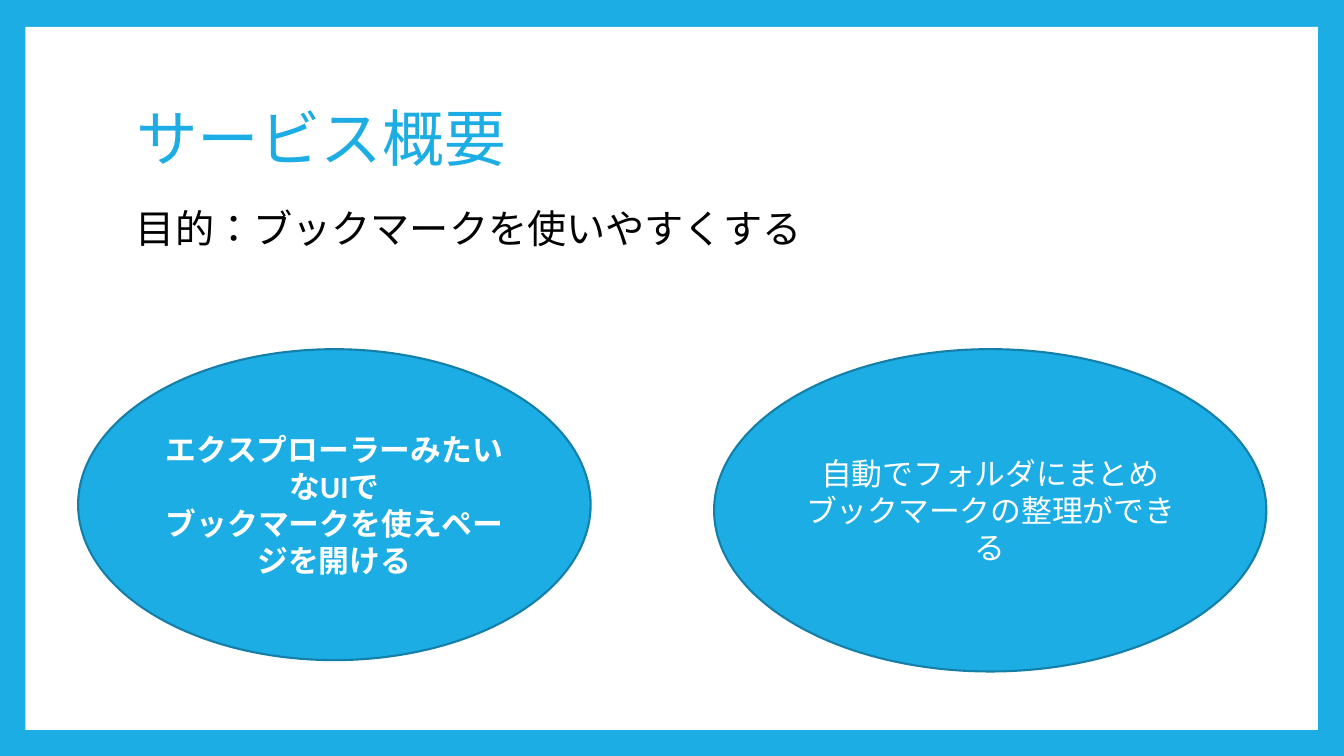
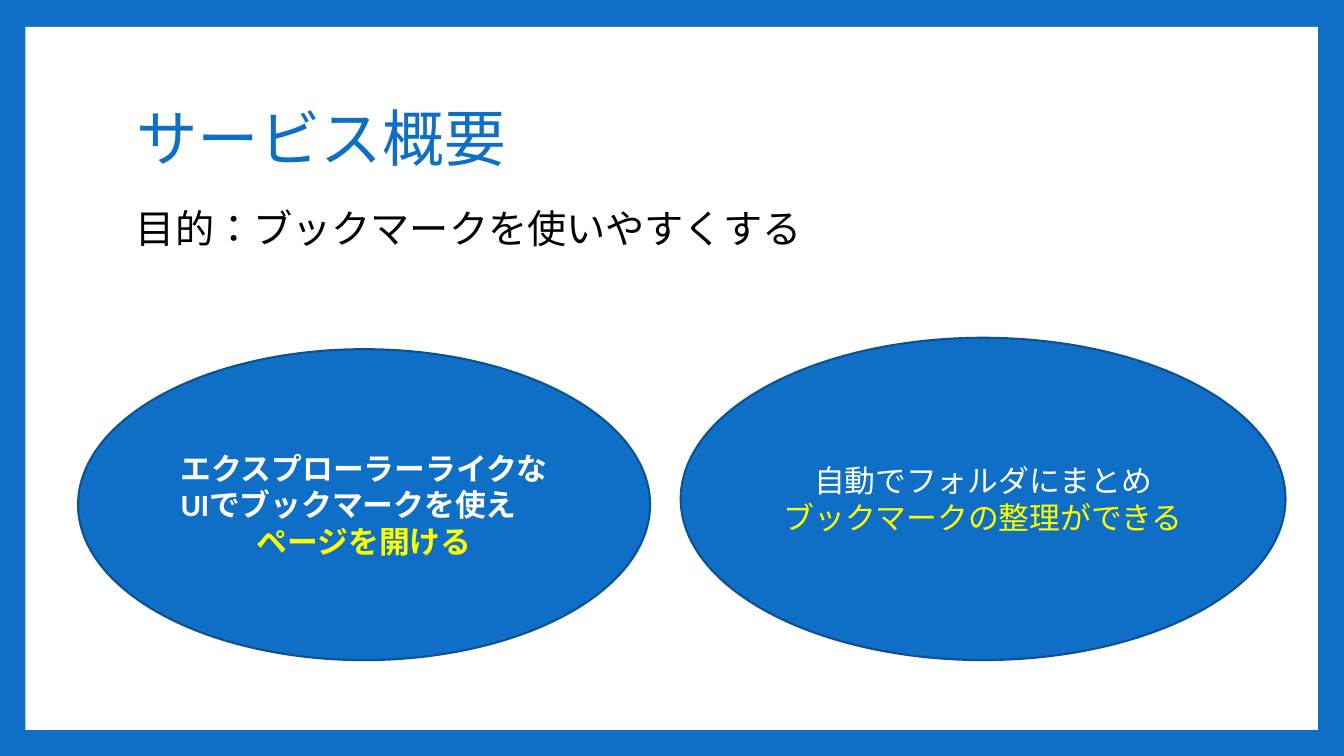
Before and after one commit to Sorarinu/ProjectP2016_F, a slide deck: slide 3 of production-idea/第2回中間発表改定２.pptx. Drawn at 1344x756 pixels with LibreOffice and Linux fonts; fonts in the diff are those of the drawing. Boxes give left, top, right and bottom in pixels: in the first picture for what was removed or moved away, otherwise in the second. Text is boxed around its words. In the diff, an @@ line names an element or a change of style, - is before the commit and + after.

Commit message:
modify 中間発表２スライド

```diff
--- a/production-idea/第2回中間発表改定２.pptx
+++ b/production-idea/第2回中間発表改定２.pptx
@@ background #1CADE4 to #0F6FC6 @@
@@ title "サービス概要" at [136, 109, 506, 166]: text colour #1CADE4 to #0F6FC6 @@
@@ ellipse "エクスプローラーライクなUIでブックマークを使え ページを開ける" at [78, 349, 649, 659]: fill #1CADE4 to #0F6FC6; outline #1580A9 1.5 pt to #0B5292 1.5 pt @@
@@ ellipse "エクスプローラーライクなUIでブックマークを使え ページを開ける": place and size @@
-ellipse "エクスプローラーライクなUIでブックマークを使え ページを開ける" at [78, 349, 590, 659]
+ellipse "エクスプローラーライクなUIでブックマークを使え ページを開ける" at [78, 349, 649, 659]
@@ ellipse "自動でフォルダにまとめ": place and size @@
-ellipse "自動でフォルダにまとめ" at [714, 349, 1266, 671]
+ellipse "自動でフォルダにまとめ" at [681, 338, 1286, 660]
@@ ellipse "自動でフォルダにまとめ" at [681, 338, 1286, 660]: fill #1CADE4 to #0F6FC6; outline #1580A9 1.5 pt to #0B5292 1.5 pt @@
@@ text in ellipse at [180, 453, 547, 556]: text changed @@
-エクスプローラーみたいなUIで
-ブックマークを使えページを開ける
+エクスプローラーライクなUIでブックマークを使え ページを開ける
@@ text in ellipse at [784, 466, 1183, 531]: text changed; text colour #FFFFFF to #FFFF00 @@
-自動でフォルダにまとめブックマークの整理ができる
+自動でフォルダにまとめ
+ブックマークの整理ができる
```
Also in this commit, not shown: 14 other slides changed, 2 other files.
